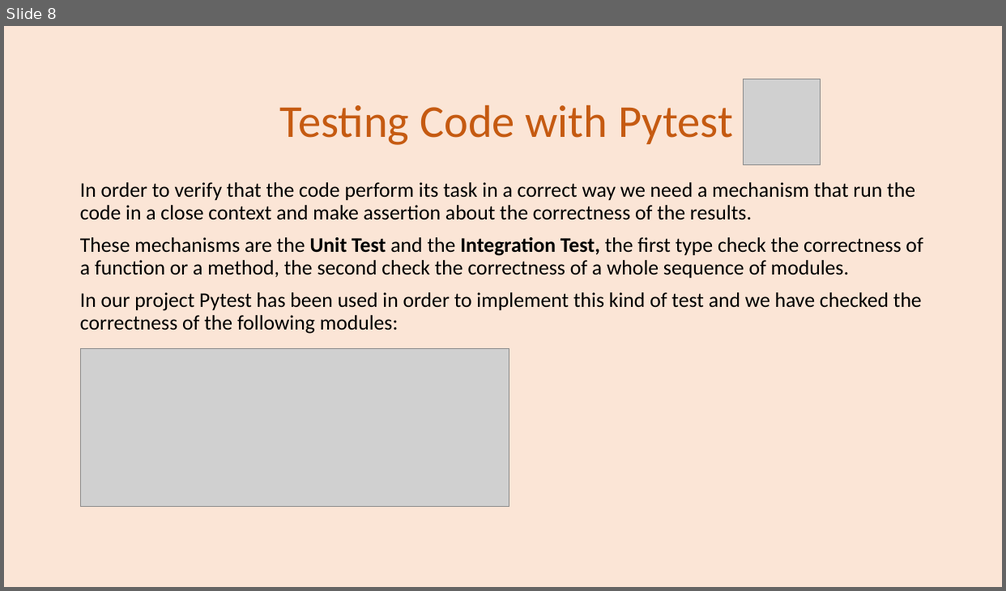
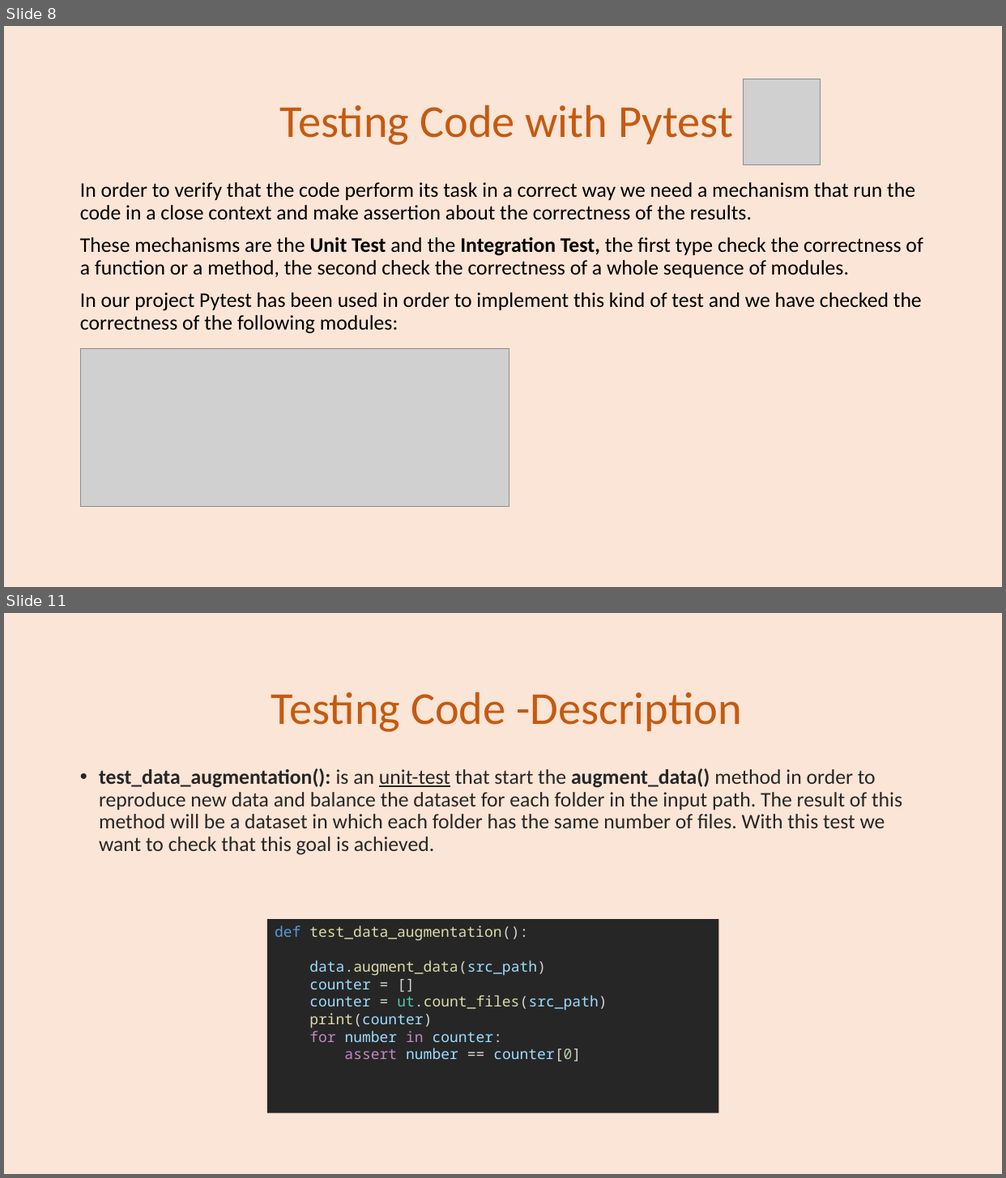
Before and after one commit to se4ai2223-uniba/architectural-style-recognition, a slide deck: docs/ArchiNet Team-Milestone 3.pptx. Shown one above the other, each under a label of ours: slide 8 before the commit, slides 8 and 11 after it; the slides between them are not shown. The pictures are 1006x591 and 1006x1178 pixels, drawn with LibreOffice and Linux fonts; fonts in the diff are those of the drawing; grey boxes stand for pictures. Boxes give left, top, right and bottom in pixels: in the first picture for what was removed or moved away, otherwise in the second. Text is boxed around its words. In the diff, an @@ line names an element or a change of style, - is before the commit and + after.

```diff
--- a/docs/ArchiNet Team-Milestone 3.pptx
+++ b/docs/ArchiNet Team-Milestone 3.pptx
@@ slide 11 added at [4, 613, 1002, 1174], background #FBE5D6 @@
@@ title added at [271, 692, 742, 732], 44 pt, text #C55A11 @@
+Testing Code -Description
@@ text added at [99, 769, 902, 855], 20 pt, text #262626 @@
+• test_data_augmentation(): is an unit-test that start the augment_data() method in order to reproduce new data and balance the dataset for each folder in the input path. The result of this method will be a dataset in which each folder has the same number of files. With this test we want to check that this goal is achieved.
@@ rectangle added at [267, 919, 719, 1113], fill #262626, 14 pt, text #9CDCFE @@
+def test_data_augmentation():
+data.augment_data(src_path)
+counter = []
+counter = ut.count_files(src_path)
+print(counter)
+for number in counter:
+assert number == counter[0]
```
Also in this commit, not shown: 10 other slides added, 3 other files.
